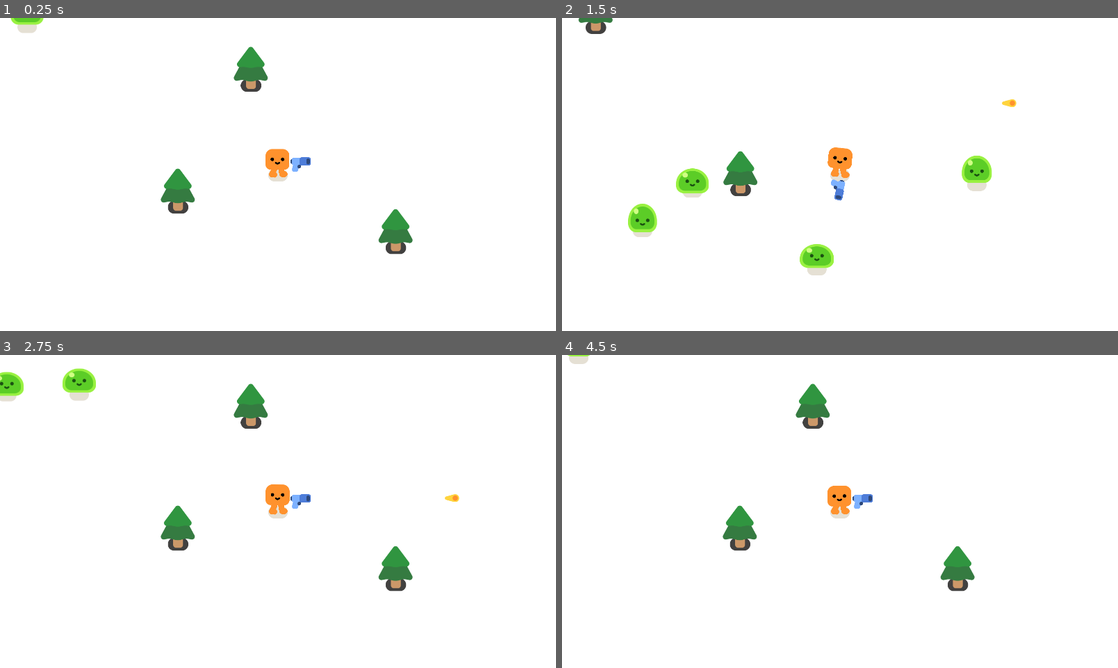
Above: before the commit, frames 1-4 (two rows, left to right).
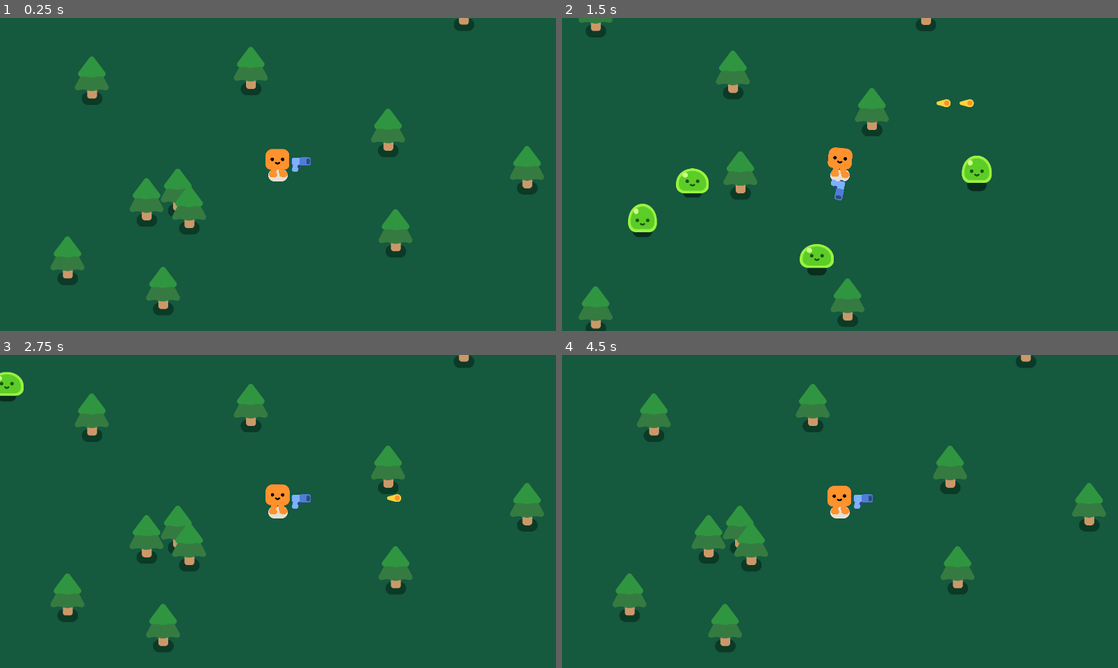
Above: after the commit, the same moments.

Repository: ava-hip/WIP-survivorgame
Game: Godot game, scene res://game.tscn
The game is run twice, just before and just after one commit, with the same random seed, the same clock (stepped at 60 frames per second) and the same inputs.
Inputs:
- Up to frame 1 (0.25 s): no input
- Up to frame 2 (1.5 s): hold D (move_right) 0.53-1.28 s; hold S (move_down) from 1.28 s (still down)
- Up to frame 3 (2.75 s): release S (move_down) at 2 s; click "Rejouer" at 2 s
- Up to frame 4 (4.5 s): hold D (move_right) 2.78-3.53 s; hold W (move_up) 3.53-4.25 s; click "Rejouer" at 4.25 s

The runs differ from the first frame. In frame 1, 98% of the frame differs, in the area x 0-100%, y 0-100%; in frame 2, 97%; in frame 3, 98%; in frame 4, 98%.

Commit message:
feat : accélération des balles en fonction du score

Diff:
--- a/assets/characters/slime/slime.tscn
+++ b/assets/characters/slime/slime.tscn
@@ -1,12 +1,11 @@
 [gd_scene load_steps=12 format=3 uid="uid://ogik4s70pgwl"]
 
-[ext_resource type="Texture2D" uid="uid://dvgfmy6vtvjji" path="res://assets/characters/slime/slime_body.png" id="1_3j35h"]
-[ext_resource type="Script" path="res://assets/characters/slime/slime.gd" id="1_87y5x"]
-[ext_resource type="Texture2D" uid="uid://b7rhtttevhxtj" path="res://assets/characters/ground_shadow.png" id="1_cq7ej"]
-[ext_resource type="Texture2D" uid="uid://c078jrp2yvc4s" path="res://assets/characters/slime/slime_face.png" id="2_ygydt"]
-[ext_resource type="Texture2D" uid="uid://btbxea1f3vwot" path="res://assets/characters/slime/slime_body_hurt.png" id="4_0qu0c"]
-[ext_resource type="Texture2D" uid="uid://cai2ijnbypqtr" path="res://assets/characters/slime/slime_hurt_eyes.png" id="4_hi70h"]
-
+[ext_resource type="Script" path="res://assets/characters/slime/slime.gd" id="1_f2dws"]
+[ext_resource type="Texture2D" uid="uid://b7rhtttevhxtj" path="res://assets/characters/ground_shadow.png" id="2_10w5q"]
+[ext_resource type="Texture2D" uid="uid://dvgfmy6vtvjji" path="res://assets/characters/slime/slime_body.png" id="3_vlb07"]
+[ext_resource type="Texture2D" uid="uid://btbxea1f3vwot" path="res://assets/characters/slime/slime_body_hurt.png" id="4_maulc"]
+[ext_resource type="Texture2D" uid="uid://c078jrp2yvc4s" path="res://assets/characters/slime/slime_face.png" id="5_dqqr3"]
+[ext_resource type="Texture2D" uid="uid://cai2ijnbypqtr" path="res://assets/characters/slime/slime_hurt_eyes.png" id="6_xmot4"]
 
 [sub_resource type="Animation" id="Animation_y4lve"]
 length = 0.001
@@ -213,31 +212,31 @@
 }
 
 [node name="Slime" type="Node2D"]
-script = ExtResource("1_87y5x")
+script = ExtResource("1_f2dws")
 
 [node name="GroundShadow" type="Sprite2D" parent="."]
-modulate = Color(0.898039, 0.878431, 0.831373, 1)
+modulate = Color(0.0273755, 0.182098, 0.122356, 1)
 z_index = -1
 z_as_relative = false
 scale = Vector2(0.8, 0.8)
-texture = ExtResource("1_cq7ej")
+texture = ExtResource("2_10w5q")
 
 [node name="Anchor" type="Marker2D" parent="."]
 
 [node name="SlimeBody" type="Sprite2D" parent="Anchor"]
-texture = ExtResource("1_3j35h")
+texture = ExtResource("3_vlb07")
 offset = Vector2(0, -36)
 
 [node name="SlimeBodyHurt" type="Sprite2D" parent="Anchor/SlimeBody"]
 modulate = Color(1, 1, 1, 0)
-texture = ExtResource("4_0qu0c")
+texture = ExtResource("4_maulc")
 offset = Vector2(0, -36)
 
 [node name="Face" type="Marker2D" parent="Anchor"]
 position = Vector2(0, -25)
 
 [node name="SlimeFace" type="Sprite2D" parent="Anchor/Face"]
-texture = ExtResource("2_ygydt")
+texture = ExtResource("5_dqqr3")
 
 [node name="AnimationPlayer" type="AnimationPlayer" parent="."]
 unique_name_in_owner = true
--- a/game.tscn
+++ b/game.tscn
@@ -1,10 +1,9 @@
-[gd_scene load_steps=7 format=3 uid="uid://cu4vjc3324fei"]
+[gd_scene load_steps=6 format=3 uid="uid://cu4vjc3324fei"]
 
 [ext_resource type="PackedScene" uid="uid://cnf6iu6mburfi" path="res://scenes/player.tscn" id="1_fdkxo"]
 [ext_resource type="Script" path="res://scripts/game.gd" id="1_g0ji7"]
 [ext_resource type="PackedScene" uid="uid://bliw3xe4c8apd" path="res://scenes/pine_tree.tscn" id="2_tk2wh"]
 [ext_resource type="AudioStream" uid="uid://c7pxfy4fyks0q" path="res://assets/music/HONEY ISLAND.wav" id="4_5d867"]
-[ext_resource type="PackedScene" uid="uid://baj7sxdgiph5w" path="res://scenes/mob.tscn" id="5_76eev"]
 
 [sub_resource type="Curve2D" id="Curve2D_fx10f"]
 _data = {
@@ -22,6 +21,7 @@
 [node name="ColorRect" type="ColorRect" parent="CanvasLayer"]
 offset_right = 1976.0
 offset_bottom = 1132.0
+color = Color(0.0823529, 0.34902, 0.247059, 1)
 
 [node name="Player" parent="." instance=ExtResource("1_fdkxo")]
 position = Vector2(974, 572)
@@ -38,6 +38,39 @@
 [node name="PineTree" parent="." instance=ExtResource("2_tk2wh")]
 position = Vector2(628, 688)
 
+[node name="PineTree4" parent="." instance=ExtResource("2_tk2wh")]
+position = Vector2(520, 721)
+
+[node name="PineTree13" parent="." instance=ExtResource("2_tk2wh")]
+position = Vector2(577, 1027)
+
+[node name="PineTree14" parent="." instance=ExtResource("2_tk2wh")]
+position = Vector2(880, 1294)
+
+[node name="PineTree6" parent="." instance=ExtResource("2_tk2wh")]
+position = Vector2(331, 301)
+
+[node name="PineTree7" parent="." instance=ExtResource("2_tk2wh")]
+position = Vector2(247, 922)
+
+[node name="PineTree8" parent="." instance=ExtResource("2_tk2wh")]
+position = Vector2(1354, 481)
+
+[node name="PineTree9" parent="." instance=ExtResource("2_tk2wh")]
+position = Vector2(1615, 46)
+
+[node name="PineTree10" parent="." instance=ExtResource("2_tk2wh")]
+position = Vector2(2020, 247)
+
+[node name="PineTree11" parent="." instance=ExtResource("2_tk2wh")]
+position = Vector2(1834, 610)
+
+[node name="PineTree12" parent="." instance=ExtResource("2_tk2wh")]
+position = Vector2(1750, 1267)
+
+[node name="PineTree5" parent="." instance=ExtResource("2_tk2wh")]
+position = Vector2(667, 748)
+
 [node name="PineTree2" parent="." instance=ExtResource("2_tk2wh")]
 position = Vector2(880, 268)
 
@@ -53,7 +86,5 @@
 volume_db = -20.0
 autoplay = true
 
-[node name="mob" parent="." instance=ExtResource("5_76eev")]
-
 [connection signal="health_depleted" from="Player" to="." method="_on_player_health_depleted"]
 [connection signal="timeout" from="Timer" to="." method="_on_timer_timeout"]
--- a/scenes/gameover_interface.tscn
+++ b/scenes/gameover_interface.tscn
@@ -9,6 +9,7 @@
 script = ExtResource("1_rtg4t")
 
 [node name="GameOverBG" type="ColorRect" parent="."]
+visible = false
 anchors_preset = 15
 anchor_right = 1.0
 anchor_bottom = 1.0
@@ -73,7 +74,7 @@
 [node name="Restart" type="Button" parent="."]
 anchors_preset = -1
 anchor_left = 0.491667
-anchor_top = 0.518981
+anchor_top = 0.504167
 anchor_right = 0.508333
 anchor_bottom = 0.504167
 offset_left = -81.0
--- a/scenes/mob.tscn
+++ b/scenes/mob.tscn
@@ -1,8 +1,7 @@
 [gd_scene load_steps=4 format=3 uid="uid://baj7sxdgiph5w"]
 
-[ext_resource type="PackedScene" uid="uid://ogik4s70pgwl" path="res://assets/characters/slime/slime.tscn" id="1_04gsq"]
-[ext_resource type="Script" path="res://scripts/mob.gd" id="1_8xfx5"]
-
+[ext_resource type="Script" path="res://scripts/mob.gd" id="1_atw0b"]
+[ext_resource type="PackedScene" uid="uid://ogik4s70pgwl" path="res://assets/characters/slime/slime.tscn" id="2_j2jdh"]
 
 [sub_resource type="CircleShape2D" id="CircleShape2D_gre5m"]
 radius = 54.0093
--- a/scenes/pine_tree.tscn
+++ b/scenes/pine_tree.tscn
@@ -2,7 +2,6 @@
 
 [ext_resource type="Texture2D" uid="uid://b7rhtttevhxtj" path="res://assets/characters/ground_shadow.png" id="1_54yuq"]
 [ext_resource type="Texture2D" uid="uid://caqfk2xng5v5u" path="res://assets/trees/pine_tree.png" id="2_pvpn7"]
-
 
 [sub_resource type="CircleShape2D" id="CircleShape2D_poyxd"]
 radius = 20.0
@@ -10,8 +9,8 @@
 [node name="PineTree" type="StaticBody2D"]
 
 [node name="GroundShadow" type="Sprite2D" parent="."]
-modulate = Color(0.258824, 0.254902, 0.25098, 1)
-position = Vector2(1, -3)
+modulate = Color(0.0156863, 0.141176, 0.0901961, 0.588235)
+position = Vector2(1, 9)
 scale = Vector2(0.846154, 0.846154)
 texture = ExtResource("1_54yuq")
 
--- a/scenes/player.tscn
+++ b/scenes/player.tscn
@@ -3,7 +3,6 @@
 [ext_resource type="Script" path="res://scripts/player.gd" id="1_7wu43"]
 [ext_resource type="PackedScene" uid="uid://pbmyh1qru7p" path="res://assets/characters/happy_boo/happy_boo.tscn" id="1_get5i"]
 [ext_resource type="PackedScene" uid="uid://b3igguuxcx01g" path="res://scenes/gun.tscn" id="3_4e7w8"]
-
 
 [sub_resource type="CircleShape2D" id="CircleShape2D_cvl00"]
 radius = 29.0689
--- a/scripts/bullet.gd
+++ b/scripts/bullet.gd
@@ -3,13 +3,25 @@
 var travelled_distance = 0
 
 func _physics_process(delta):
-	const SPEED = 2000
 	const RANGE = 1200
+	var speed = 1200
+
+	if GameoverInterface.score < 5:
+		speed = 1200
+	elif GameoverInterface.score < 15 && GameoverInterface.score > 5:
+		speed = 1500
+	elif GameoverInterface.score < 30 && GameoverInterface.score > 15:
+		speed = 2000
+	elif GameoverInterface.score < 50 && GameoverInterface.score > 30:
+		speed = 2500
+	else:
+		speed = 3500
+
 
 	var direction = Vector2.RIGHT.rotated(rotation)
-	position += direction * SPEED * delta
+	position += direction * speed * delta
 
-	travelled_distance += SPEED * delta
+	travelled_distance += speed * delta
 	if travelled_distance > RANGE:
 		queue_free()
 
--- a/scripts/game.gd
+++ b/scripts/game.gd
@@ -2,6 +2,11 @@
 
 var score = 0
 
+#func spawn_and_destroy_tree():
+	#var new_tree = preload("res://scenes/pine_tree.tscn").instantiate()
+	#%PathFollow2D.progress_ratio = randf()
+	#new_tree.global_position = %PathFollow2D.global_position
+	#add_child(new_tree, true)
 
 func spawn_mob():
 	var new_mob = preload("res://scenes/mob.tscn").instantiate()
Binary file added: assets/bg.jpg
Not shown, added: assets/bg.jpg.import
Not shown: 2 places in assets/characters/slime/slime.tscn that only renumber resources
Not shown: 1 places in scenes/mob.tscn that only renumber resources
